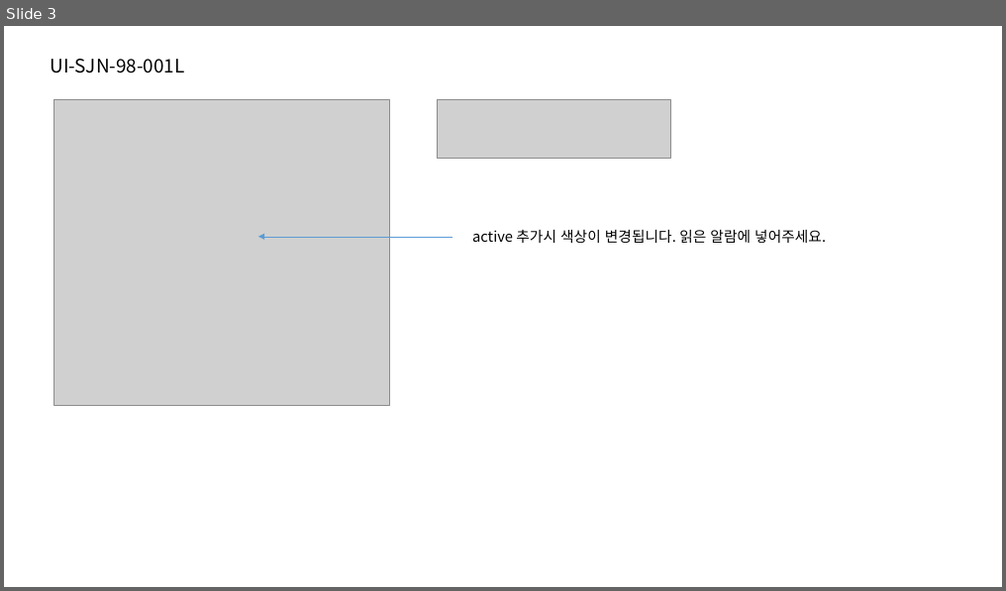
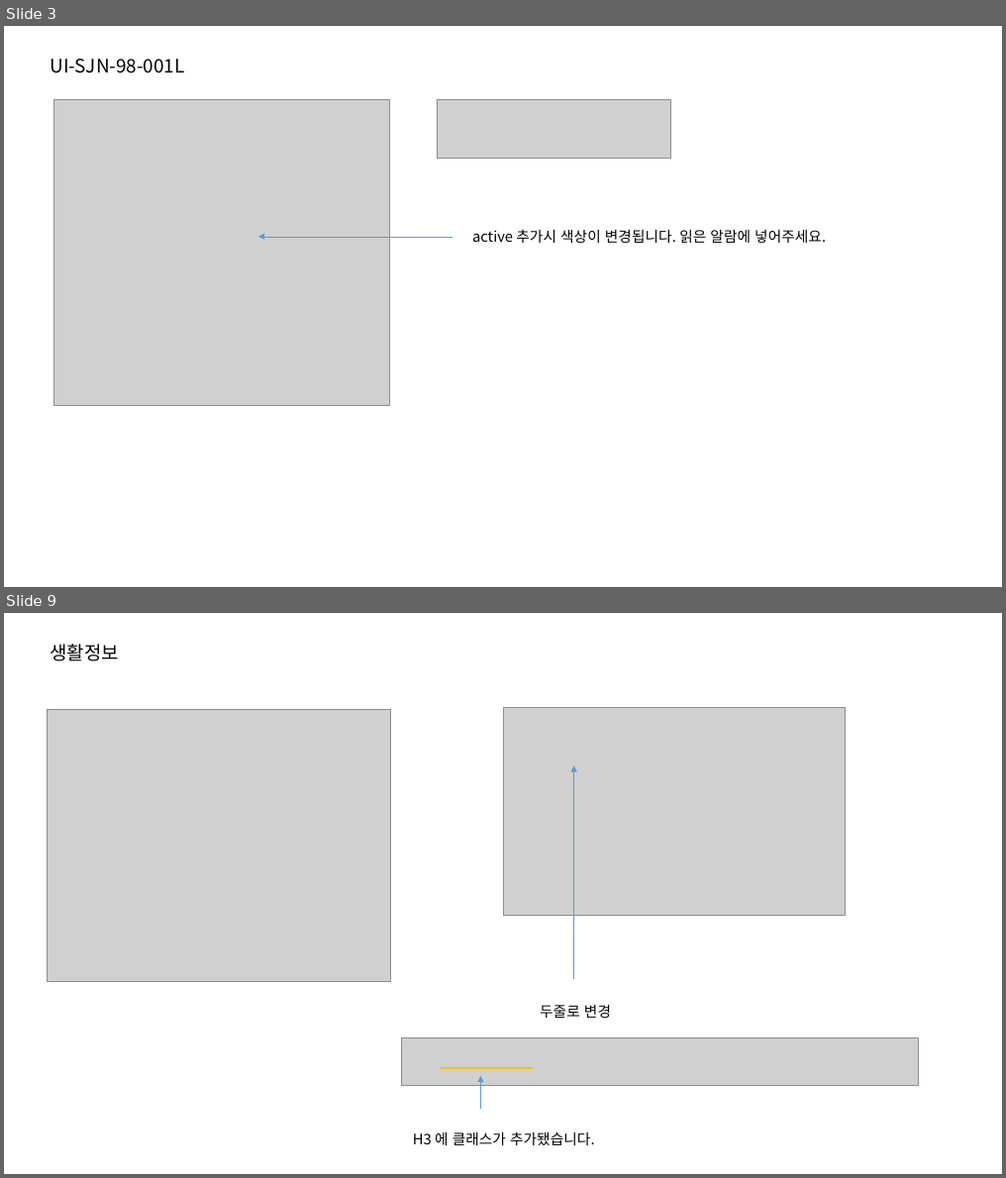
Before and after one commit to jeoungGyy/sejong, a slide deck: ppt/04-14.pptx. Shown one above the other, each under a label of ours: slide 3 before the commit, slides 3 and 9 after it; the slides between them are not shown. The pictures are 1006x591 and 1006x1178 pixels, drawn with LibreOffice and Linux fonts; fonts in the diff are those of the drawing; grey boxes stand for pictures. Boxes give left, top, right and bottom in pixels: in the first picture for what was removed or moved away, otherwise in the second. Text is boxed around its words. In the diff, an @@ line names an element or a change of style, - is before the commit and + after.

```diff
--- a/ppt/04-14.pptx
+++ b/ppt/04-14.pptx
@@ slide 9 added at [4, 613, 1002, 1174], background #FFFFFF @@
@@ text added at [51, 644, 120, 662], 18 pt, text #000000 @@
+생활정보
@@ picture added at [47, 710, 390, 982] @@
@@ picture added at [503, 707, 845, 916] @@
@@ arrow added from (573, 979) to (573, 765), #5B9BD5 0.5 pt @@
@@ text added at [540, 1005, 611, 1018], 14 pt, text #000000 @@
+두줄로 변경
@@ picture added at [402, 1039, 919, 1086] @@
@@ line added from (440, 1068) to (533, 1068), #FFC000 1.5 pt @@
@@ arrow added from (481, 1109) to (481, 1076), #5B9BD5 0.5 pt @@
@@ text added at [413, 1133, 595, 1146], 14 pt, text #000000 @@
+H3 에 클래스가 추가됐습니다.
```
Also in this commit, not shown: 5 other slides added, 5 other files.
